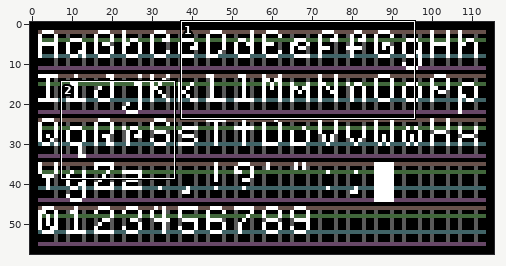
One commit to this pixel-art file: src/bitroot-typeface.aseprite. The first picture is a wide view before the edit; the outline marks the close-up.
Close-up. The starting point:
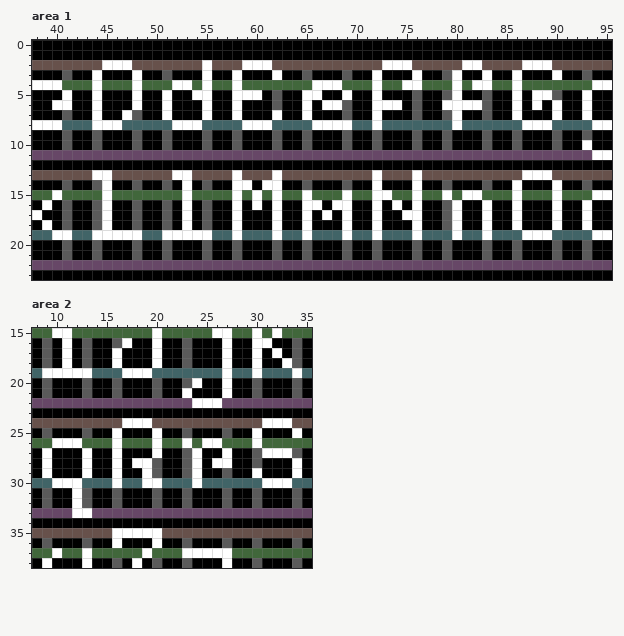
116x58 pixels, 1 frame. Shown: area 1: x 38..95, y 0..23; area 2: x 8..35, y 15..38.
The same view after the edit:
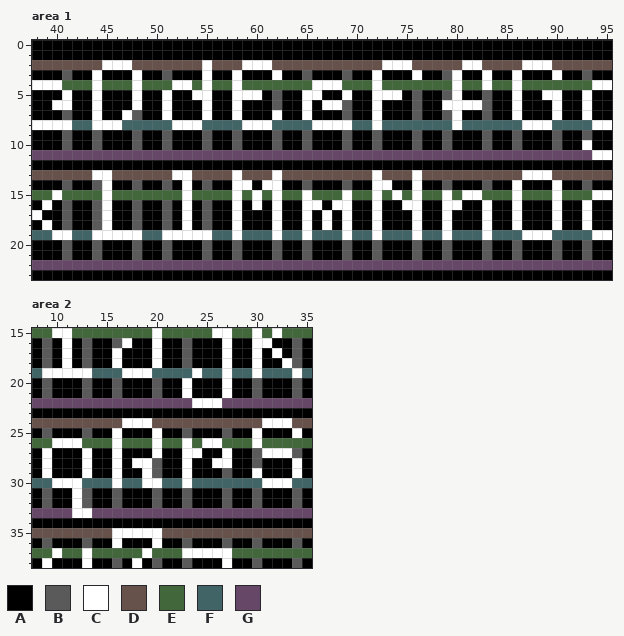
Palette (. is transparent): A #000000  B #5a5a5a  C #ffffff  D #67514b  E #41673b  F #416467  G #674767
From the commit log: Update several glyphs
The edit:
{"where": "area 1, layer \"Glyphs/All Except Space\""}
{"y":4,"x":75,"old":"CC","new":"EE"}
{"y":4,"x":82,"old":"C","new":"E"}
{"y":5,"x":73,"old":"AA","new":"CC"}
{"y":5,"x":88,"old":"C","new":"A"}
{"y":5,"x":90,"old":"B","new":"C"}
{"y":6,"x":73,"old":"CC","new":"AA"}
{"y":6,"x":88,"old":"C","new":"A"}
{"y":8,"x":41,"old":"F","new":"C"}
{"y":14,"x":73,"old":"A","new":"C"}
{"y":15,"x":73,"old":"CE","new":"EC"}
{"y":16,"x":74,"old":"CA","new":"AC"}
{"y":16,"x":79,"old":"B","new":"C"}
{"y":17,"x":75,"old":"C","new":"A"}
{"y":17,"x":79,"old":"BC","new":"CA"}
{"y":18,"x":67,"old":"A","new":"C"}
{"y":18,"x":79,"old":"BC","new":"CA"}
{"y":19,"x":79,"old":"FC","new":"CF"}
{"where": "area 2, layer \"Glyphs/All Except Space\""}
{"y":19,"x":24,"old":"F","new":"C"}
{"y":20,"x":23,"old":"BC","new":"CA"}
{"y":27,"x":23,"old":"B","new":"C"}
{"y":28,"x":23,"old":"BC","new":"CA"}
{"y":29,"x":23,"old":"BC","new":"CA"}
{"y":30,"x":23,"old":"FC","new":"CF"}
